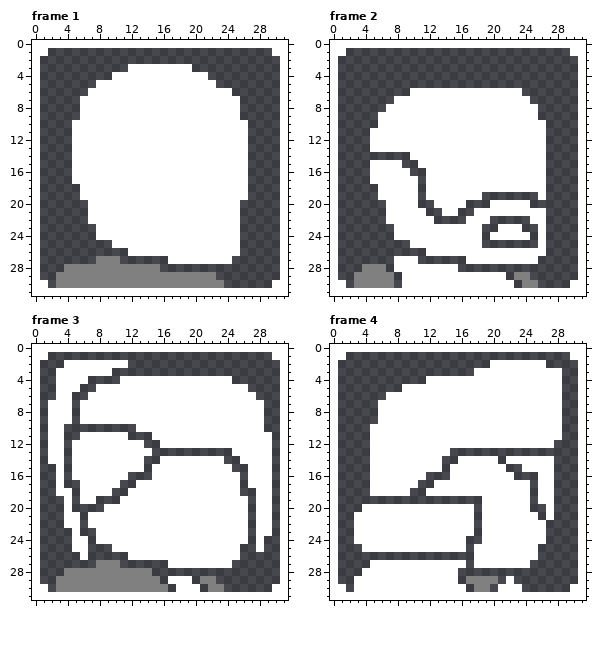
Edited in one commit: pixel-art file (sprites/UI/char select/char_select_portrait.aseprite). The first picture shows the starting point.
32x32 pixels, 5 frames. Shown: frame 1, frame 2, frame 3, frame 4. The commit also changed other frames, which this record leaves out.
Now the later version:
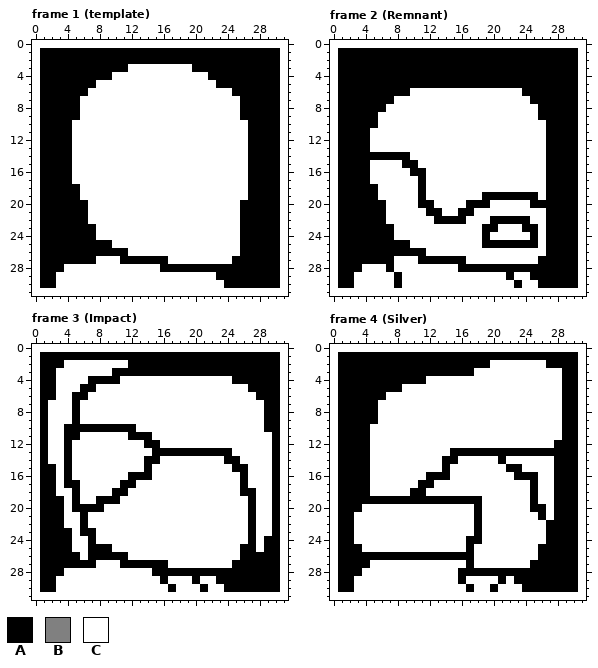
Palette (. is transparent): A #000000  B #808080  C #ffffff
Commit: Char select UI tweak color changings!
The exact change:
layer "Layer 1" now shown
Frame 1 (template), layers "border", "body", "Layer 1":
y 1: x 1..30 C............................C -> AAAAAAAAAAAAAAAAAAAAAAAAAAAAAA
y 2: x 1..30 .............................. -> AAAAAAAAAAAAAAAAAAAAAAAAAAAAAA
y 3: x 1..11 ........... -> AAAAAAAAAAA; x 20..30 ........... -> AAAAAAAAAAA
y 4: x 1..9 ......... -> AAAAAAAAA; x 22..30 ......... -> AAAAAAAAA
y 5: x 1..7 ....... -> AAAAAAA; x 23..30 ........ -> AAAAAAAA
y 6: x 1..6 ...... -> AAAAAA; x 25..30 ...... -> AAAAAA
y 7..9: x 1..5 ..... -> AAAAA; x 26..30 ..... -> AAAAA
y 10..17: x 1..4 .... -> AAAA; x 27..30 .... -> AAAA
y 18..19: x 1..5 ..... -> AAAAA; x 27..30 .... -> AAAA
y 20..22: x 1..6 ...... -> AAAAAA; x 26..30 ..... -> AAAAA
y 23..24: x 1..7 ....... -> AAAAAAA; x 26..30 ..... -> AAAAA
y 25: x 1..9 ......... -> AAAAAAAAA; x 26..30 ..... -> AAAAA
y 26: x 1..11 ........... -> AAAAAAAAAAA; x 26..30 ..... -> AAAAA
y 27: x 1..16 .......BBB...... -> AAAAAAACCCAAAAAA; x 25..30 ...... -> AAAAAA
y 28: x 1..30 ...BBBBBBBBBBBB............... -> AAACCCCCCCCCCCCAAAAAAAAAAAAAAA
y 29: x 1..30 ..BBBBBBBBBBBBBBBBBBBB........ -> AACCCCCCCCCCCCCCCCCCCCAAAAAAAA
y 30: x 1..30 C.BBBBBBBBBBBBBBBBBBBBB......C -> AACCCCCCCCCCCCCCCCCCCCCAAAAAAA
Frame 2 (Remnant), layers "border", "body", "Layer 1":
y 1: x 1..30 C............................C -> AAAAAAAAAAAAAAAAAAAAAAAAAAAAAA
y 2..5: x 1..30 .............................. -> AAAAAAAAAAAAAAAAAAAAAAAAAAAAAA
y 6: x 1..9 ......... -> AAAAAAAAA; x 24..30 ....... -> AAAAAAA
y 7: x 1..7 ....... -> AAAAAAA; x 25..30 ...... -> AAAAAA
y 8: x 1..6 ...... -> AAAAAA; x 26..30 ..... -> AAAAA
y 9: x 1..5 ..... -> AAAAA; x 26..30 ..... -> AAAAA
y 10: x 1..5 ..... -> AAAAA; x 27..30 .... -> AAAA
y 11..13: x 1..4 .... -> AAAA; x 27..30 .... -> AAAA
y 14: x 1..9 ......... -> AAAAAAAAA; x 27..30 .... -> AAAA
y 15: x 1..4 .... -> AAAA; x 9..10 .. -> AA; x 27..30 .... -> AAAA
y 16: x 1..4 .... -> AAAA; x 10..11 .. -> AA; x 27..30 .... -> AAAA
y 17: x 1..4 .... -> AAAA; x 11 . -> A; x 27..30 .... -> AAAA
y 18: x 1..5 ..... -> AAAAA; x 11 . -> A; x 27..30 .... -> AAAA
y 19: x 1..5 ..... -> AAAAA; x 11 . -> A; x 19..25 ....... -> AAAAAAA; x 27..30 .... -> AAAA
y 20: x 1..6 ...... -> AAAAAA; x 11..12 .. -> AA; x 17..19 ... -> AAA; x 25..30 ...... -> AAAAAA
y 21: x 1..6 ...... -> AAAAAA; x 12..13 .. -> AA; x 16..17 .. -> AA; x 27..30 .... -> AAAA
y 22: x 1..6 ...... -> AAAAAA; x 13..16 .... -> AAAA; x 20..24 ..... -> AAAAA; x 27..30 .... -> AAAA
y 23: x 1..7 ....... -> AAAAAAA; x 19..20 .. -> AA; x 24..25 .. -> AA; x 27..30 .... -> AAAA
y 24: x 1..7 ....... -> AAAAAAA; x 19 . -> A; x 25 . -> A; x 27..30 .... -> AAAA
y 25: x 1..9 ......... -> AAAAAAAAA; x 19..25 ....... -> AAAAAAA; x 27..30 .... -> AAAA
y 26: x 1..11 ........... -> AAAAAAAAAAA; x 27..30 .... -> AAAA
y 27: x 1..7 ....... -> AAAAAAA; x 11..16 ...... -> AAAAAA; x 26..30 ..... -> AAAAA
y 28: x 1..7 ...BBB. -> AAACCCA; x 16..30 ............... -> AAAAAAAAAAAAAAA
y 29: x 1..8 ..BBBBB. -> AACCCCCA; x 22..30 .BB...... -> ACCAAAAAA
y 30: x 1..8 C.BBBBB. -> AACCCCCA; x 23..30 .BB....C -> ACCAAAAA
Frame 3 (Impact), layers "border", "body", "Layer 1":
y 1: x 1..30 C............................C -> AAAAAAAAAAAAAAAAAAAAAAAAAAAAAA
y 2: x 1..3 ... -> AAA; x 12..30 ................... -> AAAAAAAAAAAAAAAAAAA
y 3: x 1..2 .. -> AA; x 10..30 ..................... -> AAAAAAAAAAAAAAAAAAAAA
y 4: x 1..2 .. -> AA; x 7..10 .... -> AAAA; x 25..30 ...... -> AAAAAA
y 5: x 1..2 .. -> AA; x 6..7 .. -> AA; x 27..30 .... -> AAAA
y 6: x 1..2 .. -> AA; x 5..6 .. -> AA; x 28..30 ... -> AAA
y 7..9: x 1 . -> A; x 5 . -> A; x 29..30 .. -> AA
y 10: x 1 . -> A; x 4..12 ......... -> AAAAAAAAA; x 29..30 .. -> AA
y 11: x 1 . -> A; x 4..5 .. -> AA; x 12..14 ... -> AAA; x 30 . -> A
y 12: x 1 . -> A; x 4 . -> A; x 14..15 .. -> AA; x 30 . -> A
y 13: x 1 . -> A; x 4 . -> A; x 15..24 .......... -> AAAAAAAAAA; x 30 . -> A
y 14: x 1 . -> A; x 4 . -> A; x 14..15 .. -> AA; x 24..25 .. -> AA; x 30 . -> A
y 15: x 1..2 .. -> AA; x 4 . -> A; x 14 . -> A; x 25..26 .. -> AA; x 30 . -> A
y 16: x 1..2 .. -> AA; x 4 . -> A; x 12..14 ... -> AAA; x 26 . -> A; x 30 . -> A
y 17: x 1..2 .. -> AA; x 4..5 .. -> AA; x 11..12 .. -> AA; x 26 . -> A; x 30 . -> A
y 18: x 1..2 .. -> AA; x 5 . -> A; x 10..11 .. -> AA; x 26..27 .. -> AA; x 30 . -> A
y 19: x 1..3 ... -> AAA; x 5 . -> A; x 8..10 ... -> AAA; x 27 . -> A; x 30 . -> A
y 20: x 1..3 ... -> AAA; x 5..8 .... -> AAAA; x 27 . -> A; x 30 . -> A
y 21..22: x 1..3 ... -> AAA; x 6 . -> A; x 27 . -> A; x 30 . -> A
y 23: x 1..4 .... -> AAAA; x 6..7 .. -> AA; x 27 . -> A; x 30 . -> A
y 24: x 1..4 .... -> AAAA; x 7 . -> A; x 27 . -> A; x 29..30 .. -> AA
y 25: x 1..4 .... -> AAAA; x 7..9 ... -> AAA; x 26..27 .. -> AA; x 29..30 .. -> AA
y 26: x 1..5 ..... -> AAAAA; x 7..11 ..... -> AAAAA; x 26..30 ..... -> AAAAA
y 27: x 1..16 .......BBB...... -> AAAAAAACCCAAAAAA; x 25..30 ...... -> AAAAAA
y 28: x 1..30 ...BBBBBBBBBBB................ -> AAACCCCCCCCCCCAAAAAAAAAAAAAAAA
y 29: x 1..16 ..BBBBBBBBBBBBB. -> AACCCCCCCCCCCCCA; x 20..30 .BB........ -> ACCAAAAAAAA
y 30: x 1..17 C.BBBBBBBBBBBBBB. -> AACCCCCCCCCCCCCCA; x 21..30 .BB......C -> ACCAAAAAAA
Frame 4 (Silver), layers "border", "body", "Layer 1":
y 1: x 1..30 C............................C -> AAAAAAAAAAAAAAAAAAAAAAAAAAAAAA
y 2: x 1..19 ................... -> AAAAAAAAAAAAAAAAAAA; x 27..30 .... -> AAAA
y 3: x 1..17 ................. -> AAAAAAAAAAAAAAAAA; x 29..30 .. -> AA
y 4: x 1..11 ........... -> AAAAAAAAAAA; x 29..30 .. -> AA
y 5: x 1..8 ........ -> AAAAAAAA; x 29..30 .. -> AA
y 6: x 1..6 ...... -> AAAAAA; x 29..30 .. -> AA
y 7..9: x 1..5 ..... -> AAAAA; x 29..30 .. -> AA
y 10..11: x 1..4 .... -> AAAA; x 29..30 .. -> AA
y 12: x 1..4 .... -> AAAA; x 28..30 ... -> AAA
y 13: x 1..4 .... -> AAAA; x 15..30 ................ -> AAAAAAAAAAAAAAAA
y 14: x 1..4 .... -> AAAA; x 14..15 .. -> AA; x 21 . -> A; x 28..30 ... -> AAA
y 15: x 1..4 .... -> AAAA; x 14 . -> A; x 22..23 .. -> AA; x 28..30 ... -> AAA
y 16: x 1..4 .... -> AAAA; x 12..14 ... -> AAA; x 23..25 ... -> AAA; x 28..30 ... -> AAA
y 17: x 1..4 .... -> AAAA; x 11..12 .. -> AA; x 25 . -> A; x 28..30 ... -> AAA
y 18: x 1..4 .... -> AAAA; x 10..11 .. -> AA; x 25 . -> A; x 28..30 ... -> AAA
y 19: x 1..18 .................. -> AAAAAAAAAAAAAAAAAA; x 25 . -> A; x 28..30 ... -> AAA
y 20: x 1..3 ... -> AAA; x 18 . -> A; x 25..26 .. -> AA; x 28..30 ... -> AAA
y 21: x 1..2 .. -> AA; x 18 . -> A; x 26 . -> A; x 28..30 ... -> AAA
y 22..23: x 1..2 .. -> AA; x 18 . -> A; x 27..30 .... -> AAAA
y 24: x 1..2 .. -> AA; x 17..18 .. -> AA; x 27..30 .... -> AAAA
y 25: x 1..3 ... -> AAA; x 17 . -> A; x 26..30 ..... -> AAAAA
y 26: x 1..17 ................. -> AAAAAAAAAAAAAAAAA; x 26..30 ..... -> AAAAA
y 27: x 1..4 .... -> AAAA; x 17 . -> A; x 25..30 ...... -> AAAAAA
y 28: x 1..3 ... -> AAA; x 16..30 ............... -> AAAAAAAAAAAAAAA
y 29: x 1..2 .. -> AA; x 16..21 .BBBB. -> ACCCCA; x 23..30 ........ -> AAAAAAAA
y 30: x 1..2 C. -> AA; x 17..20 .BB. -> ACCA; x 24..30 ......C -> AAAAAAA
Pixel boxes of the changes (left, top, right, bottom) in both pictures:
changed: (40, 48, 280, 288)
changed: (338, 48, 578, 288)
changed: (40, 352, 280, 592)
changed: (338, 352, 578, 592)
